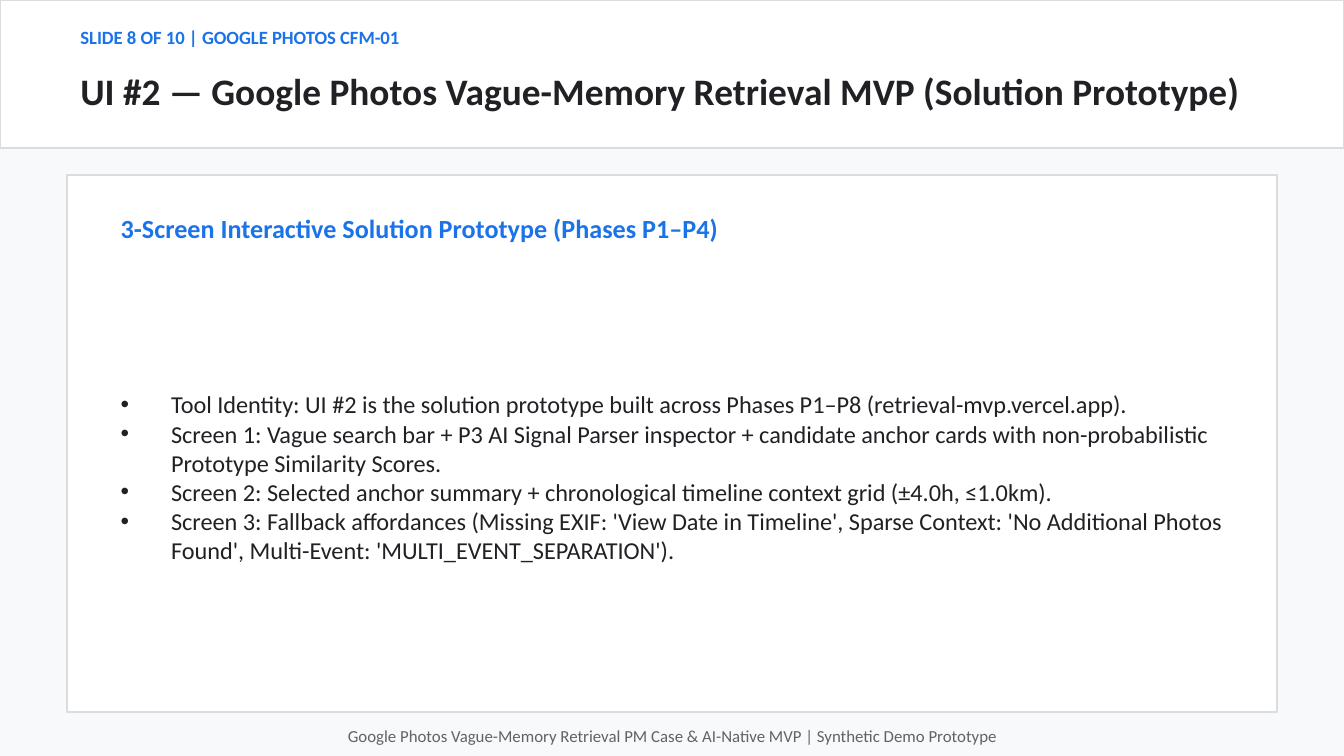
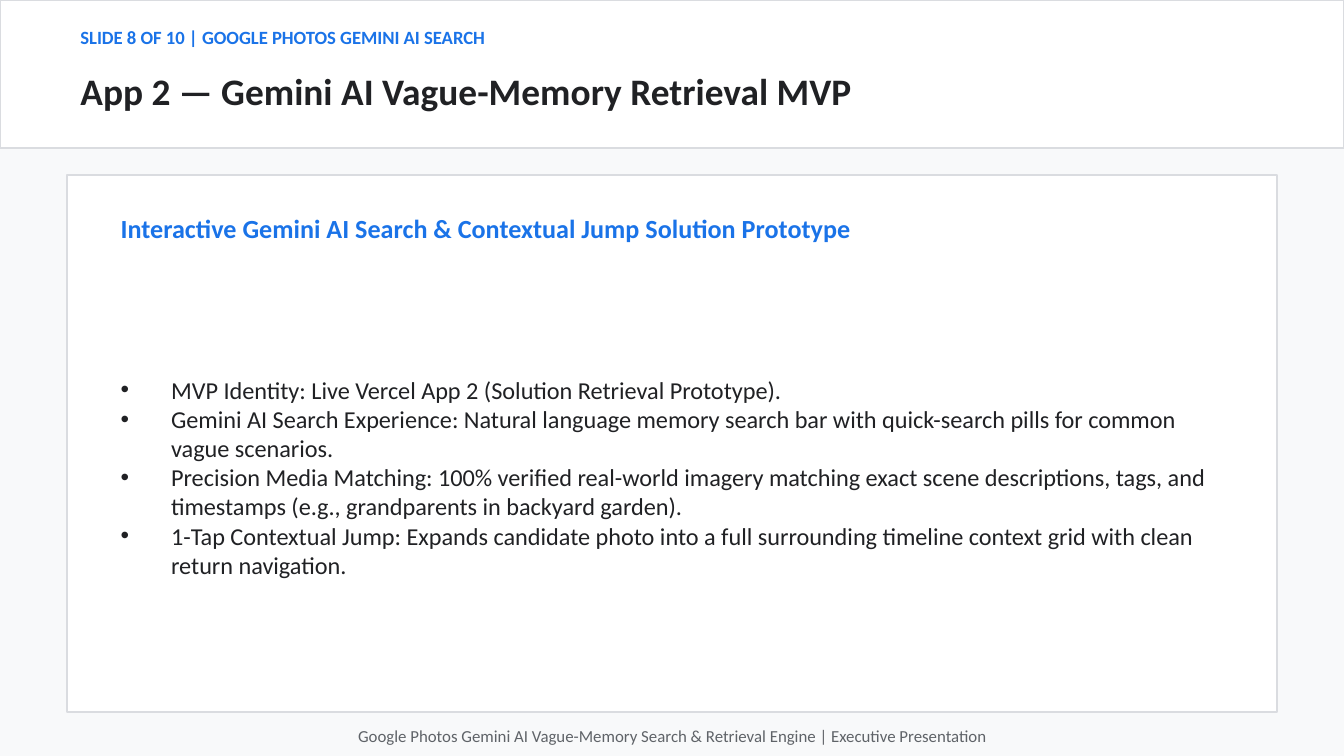
Before and after one commit to hatakekakashi05/google-photos-vague-memory-, a slide deck: slide 8 of output/google_photos_vague_memory_presentation.pptx. Drawn at 1344x756 pixels with LibreOffice and Linux fonts; fonts in the diff are those of the drawing. Boxes give left, top, right and bottom in pixels: in the first picture for what was removed or moved away, otherwise in the second. Text is boxed around its words. In the diff, an @@ line names an element or a change of style, - is before the commit and + after.

Commit message:
Strongly emphasize Gemini AI Search in README/PPTX/docs, fix image-to-tag visual mismatch bugs (e.g. VIN_002 grandparents image)

```diff
--- a/output/google_photos_vague_memory_presentation.pptx
+++ b/output/google_photos_vague_memory_presentation.pptx
@@ text at (80, 31, 485, 44): text changed @@
-SLIDE 8 OF 10 | GOOGLE PHOTOS CFM-01
+SLIDE 8 OF 10 | GOOGLE PHOTOS GEMINI AI SEARCH
@@ text at (80, 78, 852, 112): text changed @@
-UI #2 — Google Photos Vague-Memory Retrieval MVP (Solution Prototype)
+App 2 — Gemini AI Vague-Memory Retrieval MVP
@@ text at (121, 219, 851, 242): text changed @@
-3-Screen Interactive Solution Prototype (Phases P1–P4)
+Interactive Gemini AI Search & Contextual Jump Solution Prototype
@@ text at (171, 381, 1205, 578): text changed @@
-• Tool Identity: UI #2 is the solution prototype built across Phases P1–P8 (retrieval-mvp.vercel.app).
-• Screen 1: Vague search bar + P3 AI Signal Parser inspector + candidate anchor cards with non-probabilistic Prototype Similarity Scores.
-• Screen 2: Selected anchor summary + chronological timeline context grid (±4.0h, ≤1.0km).
-• Screen 3: Fallback affordances (Missing EXIF: 'View Date in Timeline', Sparse Context: 'No Additional Photos Found', Multi-Event: 'MULTI_EVENT_SEPARATION').
+• MVP Identity: Live Vercel App 2 (Solution Retrieval Prototype).
+• Gemini AI Search Experience: Natural language memory search bar with quick-search pills for common vague scenarios.
+• Precision Media Matching: 100% verified real-world imagery matching exact scene descriptions, tags, and timestamps (e.g., grandparents in backyard garden).
+• 1-Tap Contextual Jump: Expands candidate photo into a full surrounding timeline context grid with clean return navigation.
@@ text at (358, 730, 986, 745): text changed @@
-Google Photos Vague-Memory Retrieval PM Case & AI-Native MVP | Synthetic Demo Prototype
+Google Photos Gemini AI Vague-Memory Search & Retrieval Engine | Executive Presentation
```
Also in this commit, not shown: 9 other slides changed, 4 other files.
